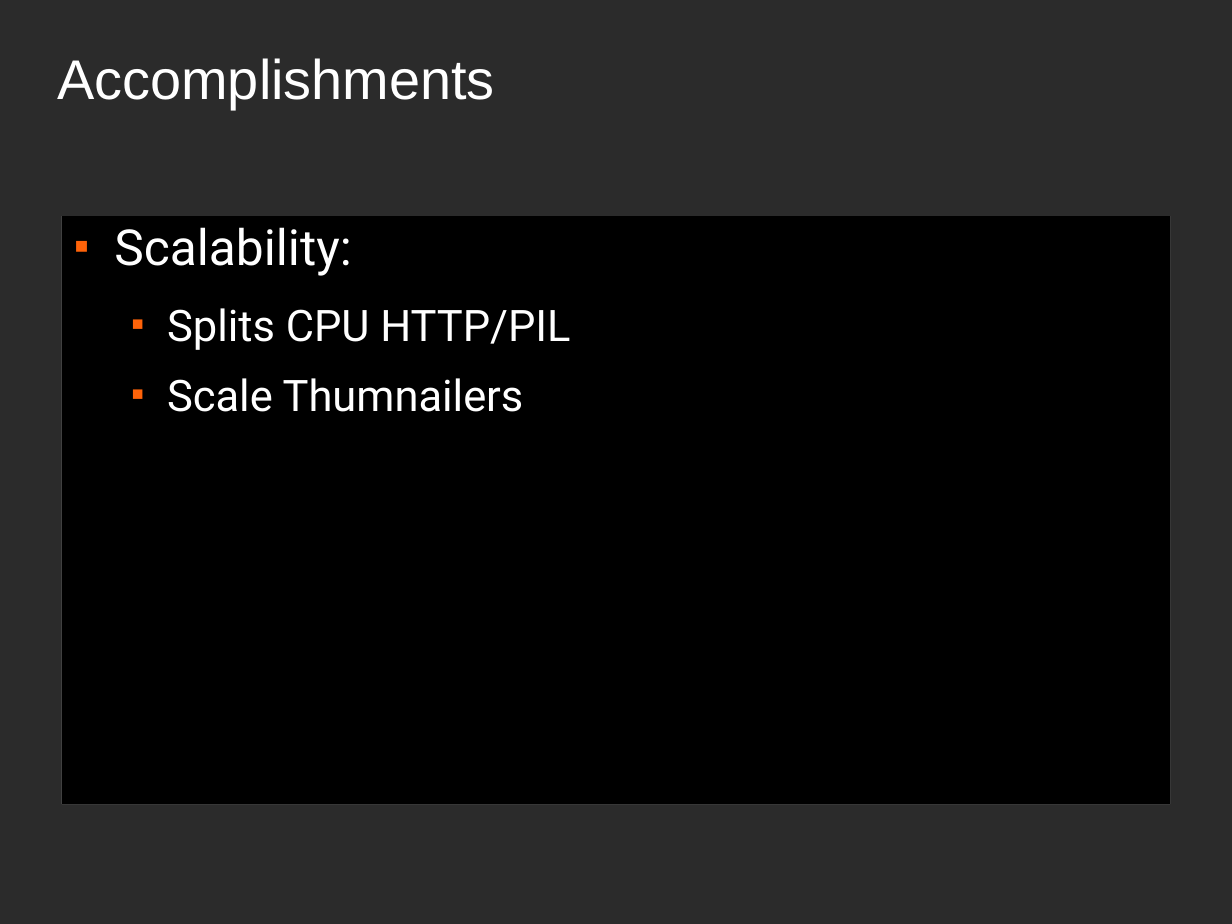
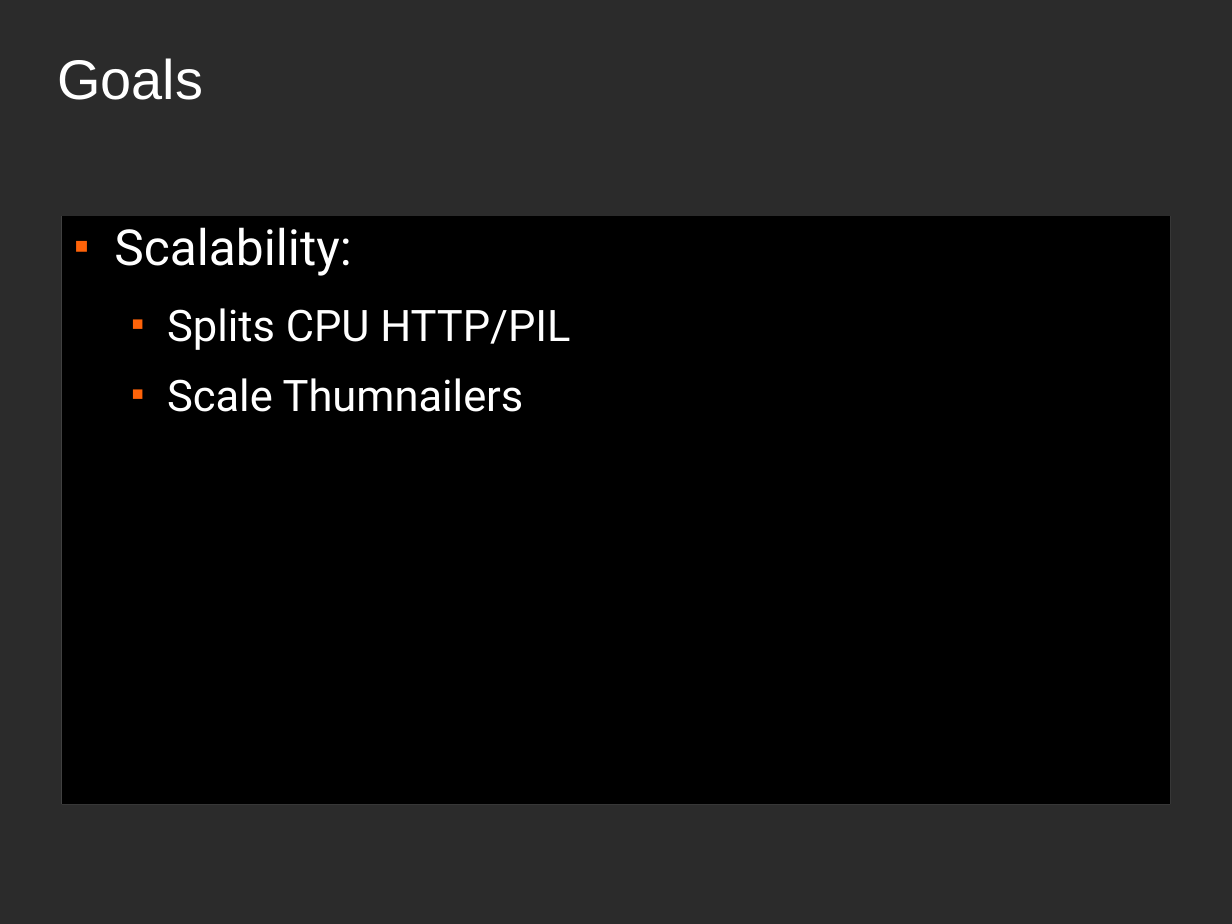
Before and after one commit to mitechie/celerytalk, a slide deck: slide 23 of headshrinker/codemash.odp (slide 22 before the commit). Drawn at 1232x924 pixels with LibreOffice and Linux fonts; fonts in the diff are those of the drawing; background and template pictures are left out; a plain dark background stands for a picture behind light text. Boxes give left, top, right and bottom in pixels: in the first picture for what was removed or moved away, otherwise in the second. Text is boxed around its words. In the diff, an @@ line names an element or a change of style, - is before the commit and + after.

```diff
--- a/headshrinker/codemash.odp
+++ b/headshrinker/codemash.odp
@@ title at bbox=[57, 58, 203, 100]: text changed @@
-Accomplishments
+Goals
```
Also in this commit, not shown: 8 other slides changed, 2 slides added, 6 other files.
